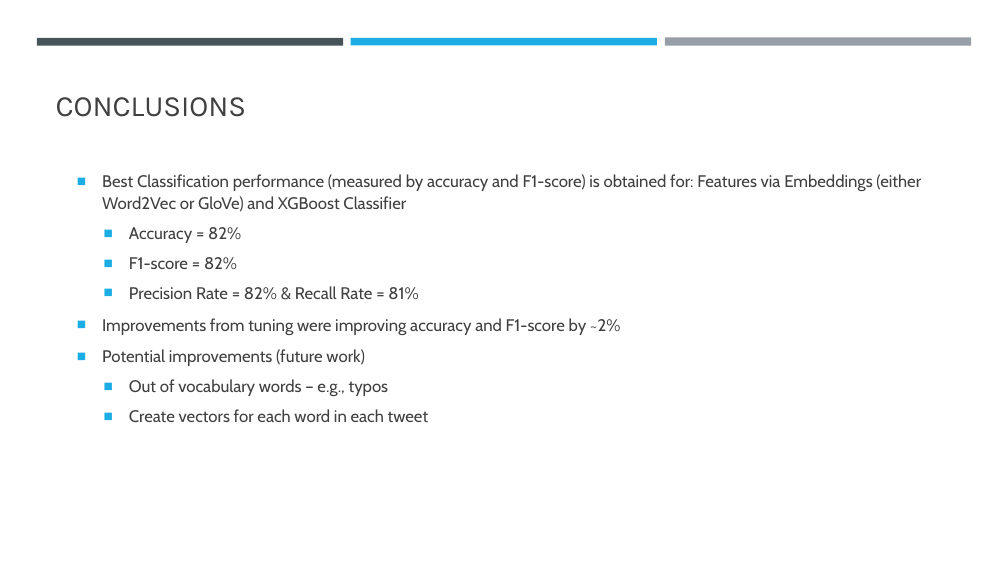
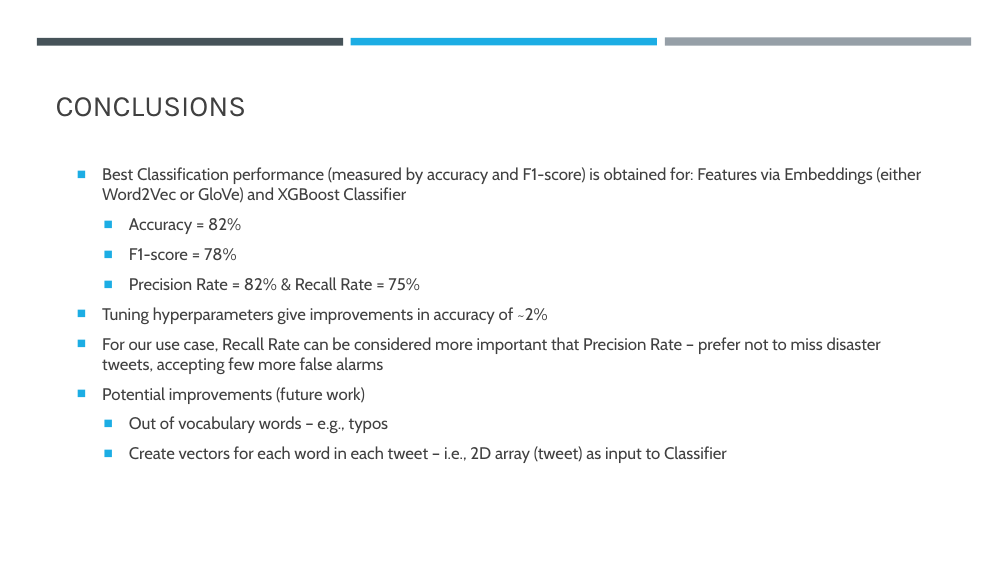
Before and after one commit to philipayazi/Disaster_Tweets, a slide deck: slide 10 of FinalProject_presentation.pptx. Drawn at 1008x567 pixels with LibreOffice and Linux fonts; fonts in the diff are those of the drawing. Boxes give left, top, right and bottom in pixels: in the first picture for what was removed or moved away, otherwise in the second. Text is boxed around its words. In the diff, an @@ line names an element or a change of style, - is before the commit and + after.

```diff
--- a/FinalProject_presentation.pptx
+++ b/FinalProject_presentation.pptx
@@ text at <box>102,167,921,404</box>: line spacing 1.1 to 1 @@
@@ text at <box>102,248,881,374</box>: text changed @@
-  ■ F1-score = 82%
-  ■ Precision Rate = 82% & Recall Rate = 81%
-■ Improvements from tuning were improving accuracy and F1-score by ~2%
+  ■ F1-score = 78%
+  ■ Precision Rate = 82% & Recall Rate = 75%
+■ Tuning hyperparameters give improvements in accuracy of ~2%
+■ For our use case, Recall Rate can be considered more important that Precision Rate – prefer not to miss disaster tweets, accepting few more false alarms
@@ text at <box>129,446,727,463</box>: text changed @@
-  ■ Create vectors for each word in each tweet
+  ■ Create vectors for each word in each tweet – i.e., 2D array (tweet) as input to Classifier
```
Also in this commit, not shown: 4 other slides changed, 1 slide added.
